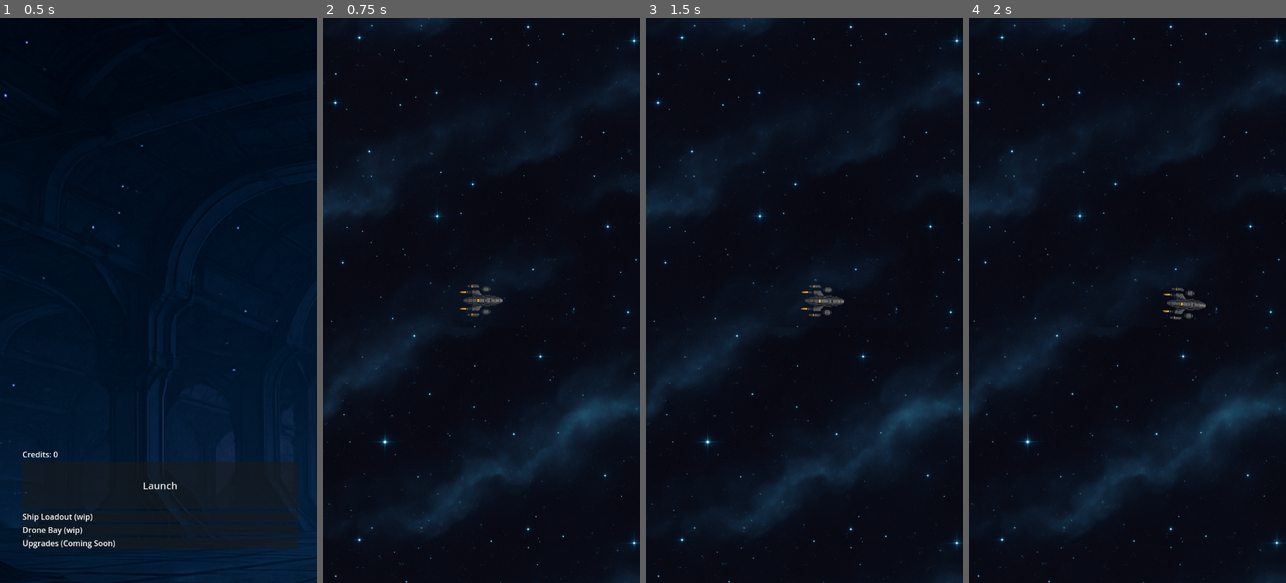
Above: before the commit, frames 1-4 (left to right).
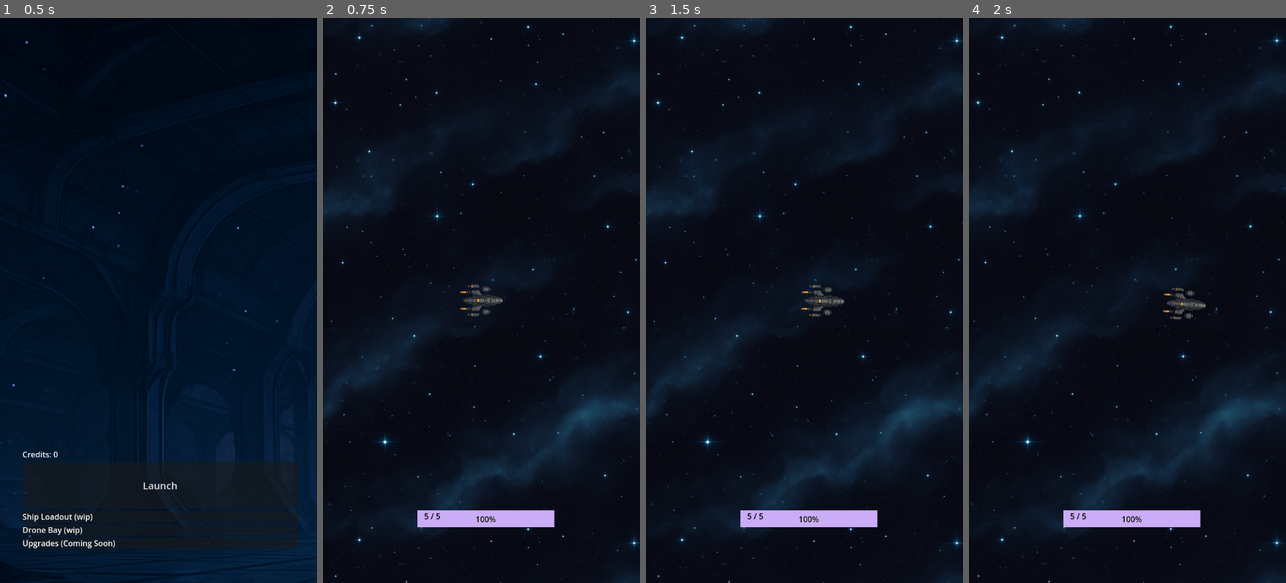
Above: after the commit, the same moments.

Repository: samjhill/echo-sector
Game: Godot game, scene res://hangar.tscn
Same seed, same stepped clock (60 frames per second), same inputs: the game is played once before the commit and once after it.
Inputs (mouse positions are in pixels of both pictures, inside the frame that each line leads up to):
- Up to frame 1 (0.5 s): no input
- Up to frame 2 (0.75 s): click "Launch" at 0.5 s
- Up to frame 3 (1.5 s): tap Enter at 1.25 s; move the mouse to (874, 272) at 1.27 s; hold Right (ui_right) from 1.28 s (still down); click (874, 272) at 1.42 s
- Up to frame 4 (2 s): keep holding Right (ui_right)

Frame 1 is identical in both runs. In frame 2, 1.3% of the frame differs, in the area x 29-74%, y 87-91%; in frame 3, 1.3%; in frame 4, 1.3%.

Commit message:
add player health bar

Diff:
--- a/node_2d.tscn
+++ b/node_2d.tscn
@@ -9,14 +9,15 @@
 [ext_resource type="Texture2D" uid="uid://d1jbu5nbuijs1" path="res://starmap.png" id="7_d21ai"]
 [ext_resource type="Texture2D" uid="uid://b5yswutk2ywoo" path="res://starfield.png" id="8_rj586"]
 
+[sub_resource type="StyleBoxFlat" id="StyleBoxFlat_rj586"]
+bg_color = Color(0.794921, 0.676217, 0.96922, 1)
+
 [node name="Game" type="Node2D"]
 script = ExtResource("1_epypp")
 enemy_scene = ExtResource("2_epypp")
 
 [node name="Player" parent="." instance=ExtResource("3_0hol4")]
 position = Vector2(200, 500)
-collision_layer = 2
-collision_mask = 2
 projectile_scene = ExtResource("4_0hol4")
 
 [node name="Enemy" parent="." instance=ExtResource("2_epypp")]
@@ -48,3 +49,25 @@
 mouse_filter = 2
 texture = ExtResource("8_rj586")
 stretch_mode = 1
+
+[node name="UI" type="CanvasLayer" parent="."]
+
+[node name="HealthBar" type="ProgressBar" parent="UI"]
+offset_left = 193.0
+offset_top = 1004.0
+offset_right = 473.0
+offset_bottom = 1038.0
+theme_override_colors/font_color = Color(0, 0, 0, 1)
+theme_override_colors/font_outline_color = Color(1, 1, 1, 1)
+theme_override_constants/outline_size = 1
+theme_override_styles/fill = SubResource("StyleBoxFlat_rj586")
+max_value = 5.0
+value = 5.0
+
+[node name="Label" type="Label" parent="UI/HealthBar"]
+layout_mode = 0
+offset_left = 14.0
+offset_right = 92.0
+offset_bottom = 34.0
+theme_override_colors/font_color = Color(0, 0, 0, 1)
+theme_override_colors/font_outline_color = Color(0, 0, 0, 1)
--- a/player.gd
+++ b/player.gd
@@ -10,7 +10,7 @@
 @export var max_health := 5
 
 @onready var camera = $Camera2D
-@onready var health_bar = $"../UI/HealthBar"
+@onready var health_bar = get_tree().root.get_node("Game/UI/HealthBar")
 
 var current_health := max_health
 var target_position: Vector2
@@ -43,6 +43,8 @@
 func update_health_ui():
 	if health_bar and health_bar.has_method("set_value"):
 		health_bar.set_value(current_health)
+		var label = health_bar.get_node("Label")
+		label.text = "%d / %d" % [current_health, max_health]
 
 func die():
 	print("Player has died. Game Over.")
Not shown: 1 places in node_2d.tscn that only renumber resources
